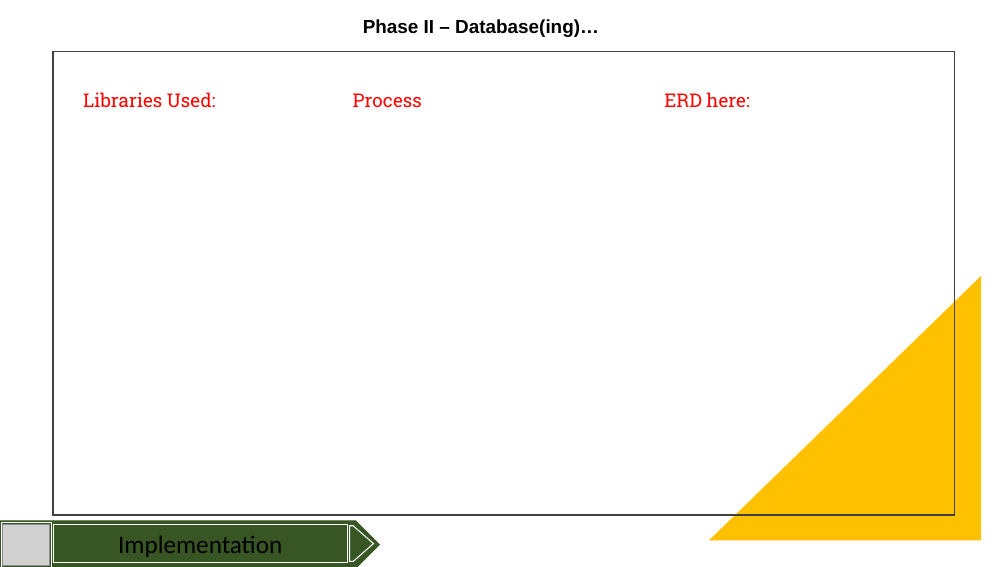
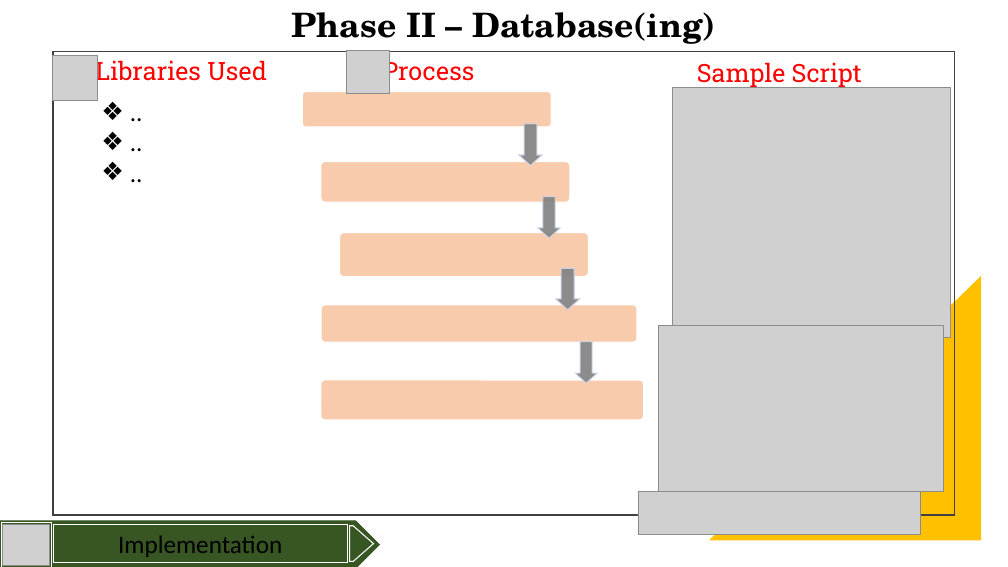
Before and after one commit to gusmendesbh/project3-group1, a slide deck: slide 8 of files/slides/Slide_deck.pptx (slide 7 before the commit). Drawn at 1008x567 pixels with LibreOffice and Linux fonts; fonts in the diff are those of the drawing; grey boxes stand for pictures. Boxes give left, top, right and bottom in pixels: in the first picture for what was removed or moved away, otherwise in the second. Text is boxed around its words. In the diff, an @@ line names an element or a change of style, - is before the commit and + after.

```diff
--- a/files/slides/Slide_deck.pptx
+++ b/files/slides/Slide_deck.pptx
@@ text at <box>291,12,716,44</box>: text changed; size 18 to 32 pt; font Arial to TeX Gyre Schola @@
-Phase II – Database(ing)…
+Phase II – Database(ing)
@@ picture added at <box>53,55,98,101</box> @@
@@ text at <box>95,57,267,86</box>: text changed; size 18 to 24 pt @@
-Libraries Used:
+Libraries Used
@@ picture added at <box>346,51,389,94</box> @@
@@ text "Process": place and size @@
-text "Process" at <box>353,93,422,107</box>
+text "Process" at <box>382,57,474,86</box>
@@ text "Process" at <box>382,57,474,86</box>: size 18 to 24 pt @@
@@ picture added at <box>673,88,951,338</box> @@
@@ text at <box>697,62,862,88</box>: text changed; size 18 to 24 pt @@
-ERD here:
+Sample Script
@@ text added at <box>94,93,262,192</box>, 24 pt, text #000000 @@
+❖ ..
+❖ ..
+❖ ..
@@ picture added at <box>659,326,944,492</box> @@
@@ group added at <box>302,91,644,420</box>: 5 rounded rectangles, 4 down arrows @@
@@ picture added at <box>638,492,921,535</box> @@
```
Also in this commit, not shown: 8 other slides changed, 1 slide added.
